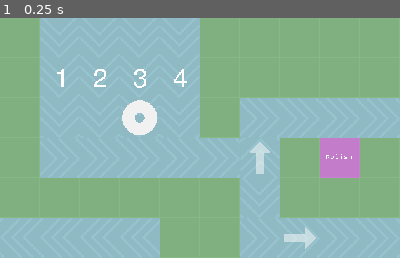
Above: before the commit, frame 1.
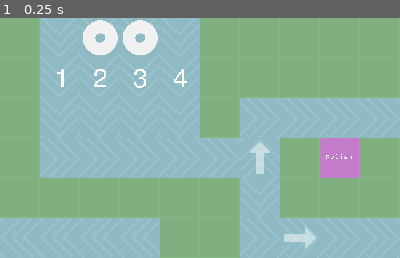
Above: after the commit, the same moment.

Repository: strawstack/CatCascade
Game: Godot game, scene res://main.tscn
Two runs of this game, one before a commit and one after it. Both use one fixed random seed, a clock stepped at 60 frames per second and the inputs below.
Inputs:
- Up to frame 1 (0.25 s): no input
The pictures show only the part of the screen within x 0-50%, y 0-50%; the shares and areas given below are measured in that part.

The runs differ from the first frame. In frame 1, 2.8% of the frame differs, in the area x 20-40%, y 0-49%.

Commit message:
tried and failed to write tubeMove function. Starting second attempt. This time get all tubes in order of proximity to end via BFS with random parent visiting then advance each tube in order if possible

Diff:
--- a/LudumDare53/GameController.gd
+++ b/LudumDare53/GameController.gd
@@ -1,4 +1,6 @@
 extends Node
+
+var tubeScene = load("res://tube.tscn")
 
 var waterTileNumToFacingLookup = {
 	7: Vector2(0, -1),
@@ -56,11 +58,20 @@
 	"f": [180, 270],
 }
 
+var tubeSpawnLocations = []
+
 # starting from endMarker tile contains pointers to previous tiles
 # {tileVecHash: [tileVec, ...]}
 var tileLinkList = {}
 
+var rng = RandomNumberGenerator.new()
+
+var tubeLocations = {}
+
+var tubeTweenCount = 0
+
 func _ready():
+	rng.randomize()
 
 	calculateTubeFlow()
 
@@ -89,7 +100,15 @@
 		switches[switchKey].set_rotation_degrees(newDegrees)
 		arrows[switchKey].set_rotation_degrees(newDegrees)
 
-	$tubeTimer.start()
+	tubeSpawnLocations.append($tubeSpawn/one)
+	tubeSpawnLocations.append($tubeSpawn/two)
+	tubeSpawnLocations.append($tubeSpawn/three)
+	tubeSpawnLocations.append($tubeSpawn/four)
+
+	spawnTube(2)
+	spawnTube(3)
+
+	tubeMove()
 
 func _process(_delta):
 
@@ -137,6 +156,12 @@
 
 func hashTile(tilePos):
 	return str(tilePos.x) + ":" + str(tilePos.y)
+
+func unHashTile(tileHash):
+	var lst = tileHash.split(":")
+	var x = int(lst[0])
+	var y = int(lst[1])
+	return Vector2(x, y)
 
 func posToTile(pos):
 	var tilePos = Vector2(
@@ -144,6 +169,13 @@
 		(pos.y - 32) / 64
 	)
 	return tilePos
+
+func tileToPos(tileVec):
+	var pos = Vector2(
+		tileVec.x * 64 + 32,
+		tileVec.y * 64 + 32
+	)
+	return pos
 
 # Populates tileLinkList for later use routing the tubes
 func calculateTubeFlow():
@@ -196,14 +228,23 @@
 
 	return tileLinkList
 
-func _on_tubeTimer_timeout():
-
-	# Run the algo (for each tile in order call the next tube forward)
-	# Animate potential tubes to the next cell
-	# The timer should run in time with animation (tween) completes
-
-	# Each tube has a tween
-	# Each tube should be able to animate itself from origin to destination
-
-	# Call timer again after the algo and animations are triggered
-	$tubeTimer.start()
+func spawnTube(place):
+	var spawnVec = tubeSpawnLocations[place - 1].position
+	var spawnTileVec = posToTile(spawnVec)
+	var spawnTileVecHash = hashTile(spawnTileVec)
+	var tubeInstance = tubeScene.instance()
+	tubeLocations[spawnTileVecHash] = tubeInstance
+	tubeInstance.set_position(spawnVec)
+	$tubes.add_child(tubeInstance)
+
+func tubeMove():
+	pass
+
+func shuffleList(list):
+	var shuffledList = []
+	var indexList = range(list.size())
+	for i in range(list.size()):
+		var x = rng.randi() % indexList.size()
+		shuffledList.append(list[indexList[x]])
+		indexList.remove(x)
+	return shuffledList
--- a/LudumDare53/main.tscn
+++ b/LudumDare53/main.tscn
@@ -1,7 +1,6 @@
-[gd_scene load_steps=24 format=2]
+[gd_scene load_steps=23 format=2]
 
 [ext_resource path="res://img/cell.png" type="Texture" id=1]
-[ext_resource path="res://tube.tscn" type="PackedScene" id=2]
 [ext_resource path="res://texture/water1.tres" type="Texture" id=3]
 [ext_resource path="res://img/arrow.png" type="Texture" id=4]
 [ext_resource path="res://GameController.gd" type="Script" id=5]
@@ -158,10 +157,6 @@
 [node name="main" type="Node"]
 script = ExtResource( 5 )
 
-[node name="tubeTimer" type="Timer" parent="."]
-wait_time = 4.0
-one_shot = true
-
 [node name="Grass" type="TileMap" parent="."]
 modulate = Color( 0.533333, 0.729412, 0.529412, 1 )
 tile_set = SubResource( 1 )
@@ -384,10 +379,21 @@
 visible = false
 texture = ExtResource( 21 )
 
+[node name="tubeSpawn" type="Node2D" parent="."]
+
+[node name="one" type="Node2D" parent="tubeSpawn"]
+position = Vector2( 96, 32 )
+
+[node name="two" type="Node2D" parent="tubeSpawn"]
+position = Vector2( 160, 32 )
+
+[node name="three" type="Node2D" parent="tubeSpawn"]
+position = Vector2( 224, 32 )
+
+[node name="four" type="Node2D" parent="tubeSpawn"]
+position = Vector2( 288, 32 )
+
 [node name="tubes" type="Node2D" parent="."]
-
-[node name="tube" parent="tubes" instance=ExtResource( 2 )]
-position = Vector2( 223.14, 159.655 )
 
 [node name="arrows" type="Node2D" parent="."]
 modulate = Color( 1, 1, 1, 0.498039 )
@@ -426,4 +432,3 @@
 
 [node name="endMarker" type="Node2D" parent="."]
 position = Vector2( -32, 352 )
-[connection signal="timeout" from="tubeTimer" to="." method="_on_tubeTimer_timeout"]
--- /dev/null
+++ b/LudumDare53/tube.gd
@@ -0,0 +1,13 @@
+extends Node2D
+
+func _ready():
+	pass
+
+func move(fromVec, toVec):
+	var tween = get_node("Tween")
+	tween.interpolate_property(
+		self, "position",
+		fromVec, toVec,
+		4
+	)
+	tween.start()
--- a/LudumDare53/tube.tscn
+++ b/LudumDare53/tube.tscn
@@ -1,11 +1,15 @@
-[gd_scene load_steps=5 format=2]
+[gd_scene load_steps=6 format=2]
 
 [ext_resource path="res://img/tube.png" type="Texture" id=1]
 [ext_resource path="res://img/cats/cat2.png" type="Texture" id=2]
 [ext_resource path="res://img/cats/cat1.png" type="Texture" id=3]
 [ext_resource path="res://img/cats/cat0.png" type="Texture" id=4]
+[ext_resource path="res://tube.gd" type="Script" id=5]
 
 [node name="tube" type="Node2D"]
+script = ExtResource( 5 )
+
+[node name="Tween" type="Tween" parent="."]
 
 [node name="tubeSprite" type="Sprite" parent="."]
 position = Vector2( 0.374573, 0 )
